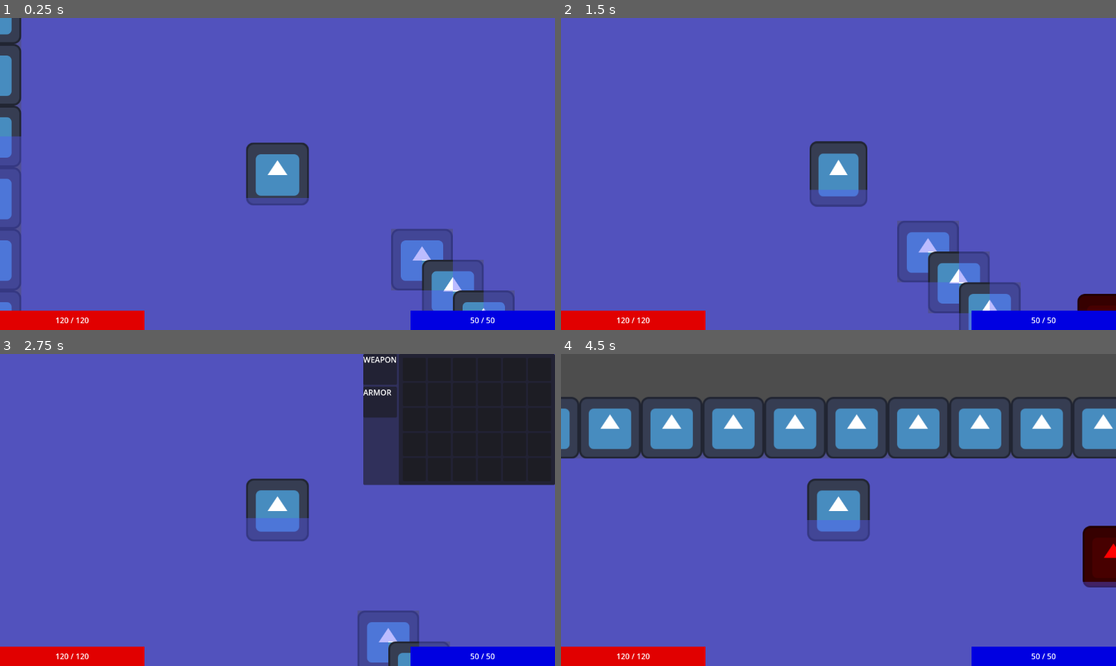
Above: before the commit, frames 1-4 (two rows, left to right).
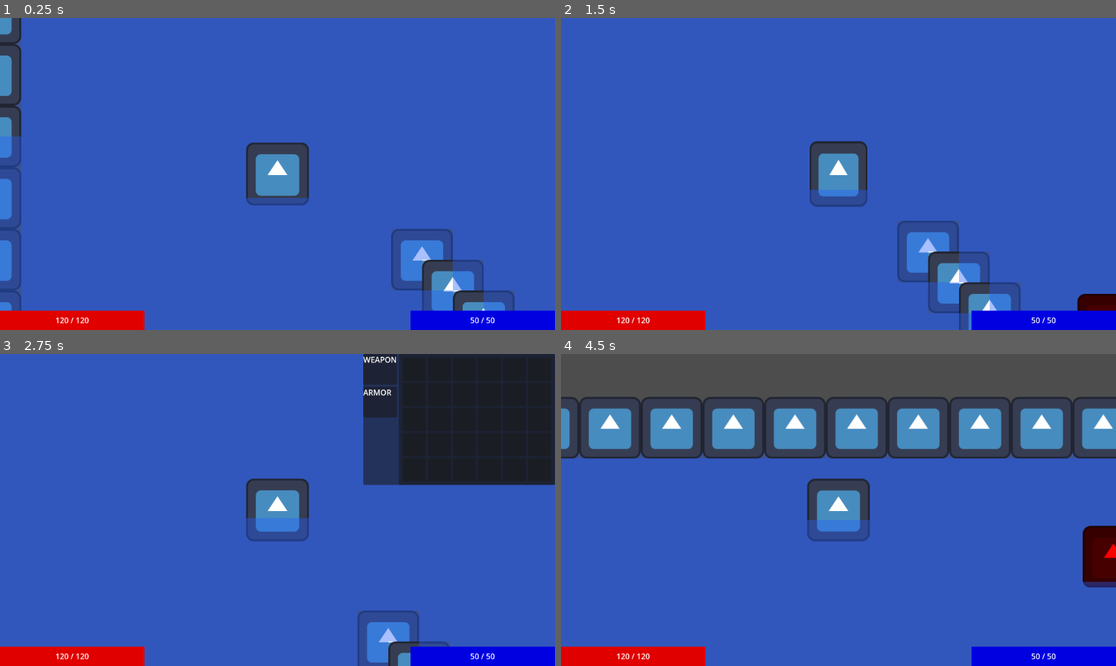
Above: after the commit, the same moments.

Repository: PietPadda/Godot_2D_ARPG
Game: Godot game, scene res://scenes/levels/main.tscn
Two runs of this game, one before a commit and one after it. Both use one fixed random seed, a clock stepped at 60 frames per second and the inputs below. The engine's default icon, where the game draws it, is replaced by a stand-in: a white triangle on a blue panel in a dark square.
Inputs (mouse positions are in pixels of both pictures, inside the frame that each line leads up to):
- Up to frame 1 (0.25 s): no input
- Up to frame 2 (1.5 s): tap Enter at 0.5 s; move the mouse to (960, 158) at 0.52 s; tap Space (attack) at 0.6 s; click (960, 158) at 0.67 s; move the mouse to (727, 189) at 1.27 s; click (727, 189) at 1.35 s
- Up to frame 3 (2.75 s): move the mouse to (333, 441) at 2.02 s; tap I (toggle_character_sheet) at 2.1 s; click (333, 441) at 2.17 s
- Up to frame 4 (4.5 s): move the mouse to (938, 369) at 2.77 s; tap Space (attack) at 2.85, 4.25 s; click (938, 369) at 2.92 s; move the mouse to (938, 400) at 3.52 s; press the mouse at (938, 400) at 3.53 s; move the mouse to (977, 369) at 4.27 s; release the mouse at (977, 369) at 4.28 s; tap I (toggle_character_sheet) at 4.35 s; click (977, 369) at 4.42 s

The runs differ from the first frame. In frame 1, 87% of the frame differs, in the area x 3-100%, y 0-100%; in frame 2, 90%, in the area x 0-100%, y 0-100%; in frame 3, 78%; in frame 4, 60%.

Commit message:
fix(grid): use get_cell_source_id for reliable A* graph generation

Diff:
--- a/scenes/debug/debug_tile.tscn
+++ b/scenes/debug/debug_tile.tscn
@@ -3,4 +3,4 @@
 [node name="DebugTile" type="ColorRect"]
 offset_right = 128.0
 offset_bottom = 128.0
-color = Color(0.333333, 0.333333, 1, 0.392157)
+color = Color(0.131873, 0.367611, 1, 0.392157)
--- a/scripts/core/grid_manager.gd
+++ b/scripts/core/grid_manager.gd
@@ -37,12 +37,12 @@
 	for x in range(map_rect.position.x, map_rect.end.x): # loop x cells
 		for y in range(map_rect.position.y, map_rect.end.y): # loop y cells
 			var cell = Vector2i(x, y) # cell at x:y
-			# NEW LOGIC: A tile is walkable if it has NO tile data.
-			# get_cell_tile_data returns null if the cell is empty.
-			if not tile_map_layer.get_cell_tile_data(cell):
+			# THE FIX: A tile is walkable if it has a source_id of -1 (meaning it's empty).
+			# This is much more reliable than checking for tile_data or physics.
+			if tile_map_layer.get_cell_source_id(cell) == -1:
 				walkable_cells.append(cell)
 
-	# START OF NEW DEBUG VISUALIZATION CODE
+	# Debug Walkable Tiles Visualisation
 	if debug_tile_scene:
 		var main_scene = get_tree().current_scene
 		for cell in walkable_cells:
@@ -51,7 +51,6 @@
 			# Center the debug tile over the grid cell
 			# Note: Convert the Vector2i to a Vector2 before subtracting
 			tile_instance.global_position = map_to_world(cell) - (Vector2(tile_map_layer.tile_set.tile_size) / 2)
-	# END OF NEW DEBUG VISUALIZATION CODE
 
 	# We go through our list of walkable roads...
 	# First pass: Add all walkable tiles as points to the graph.
